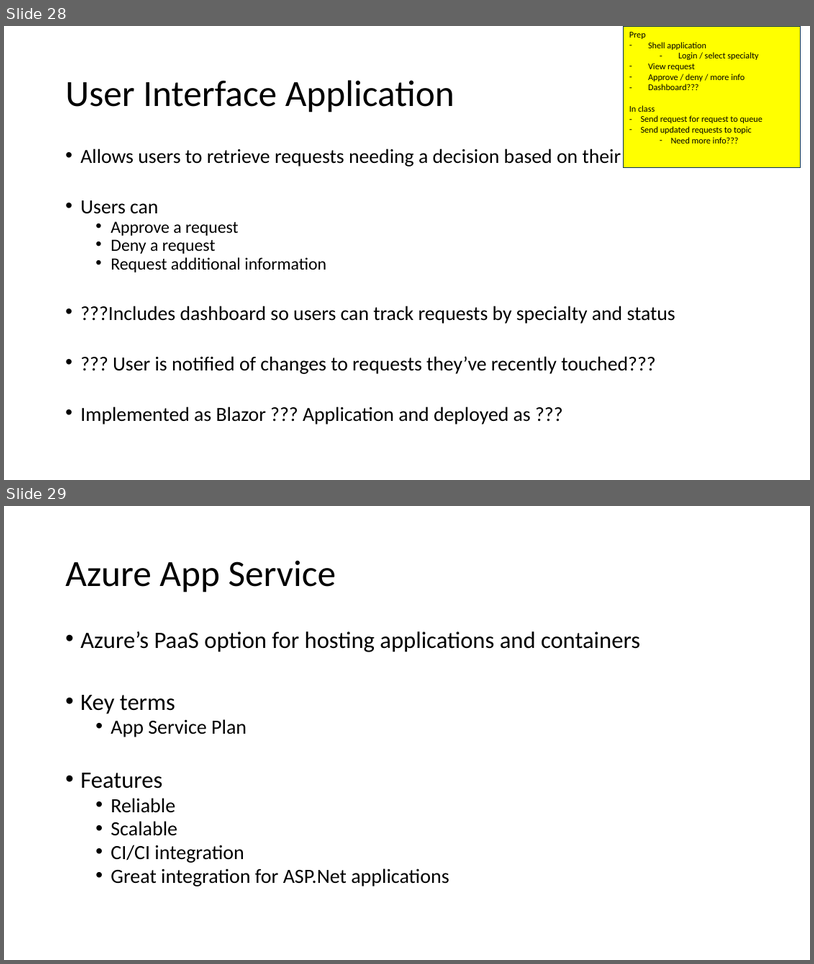
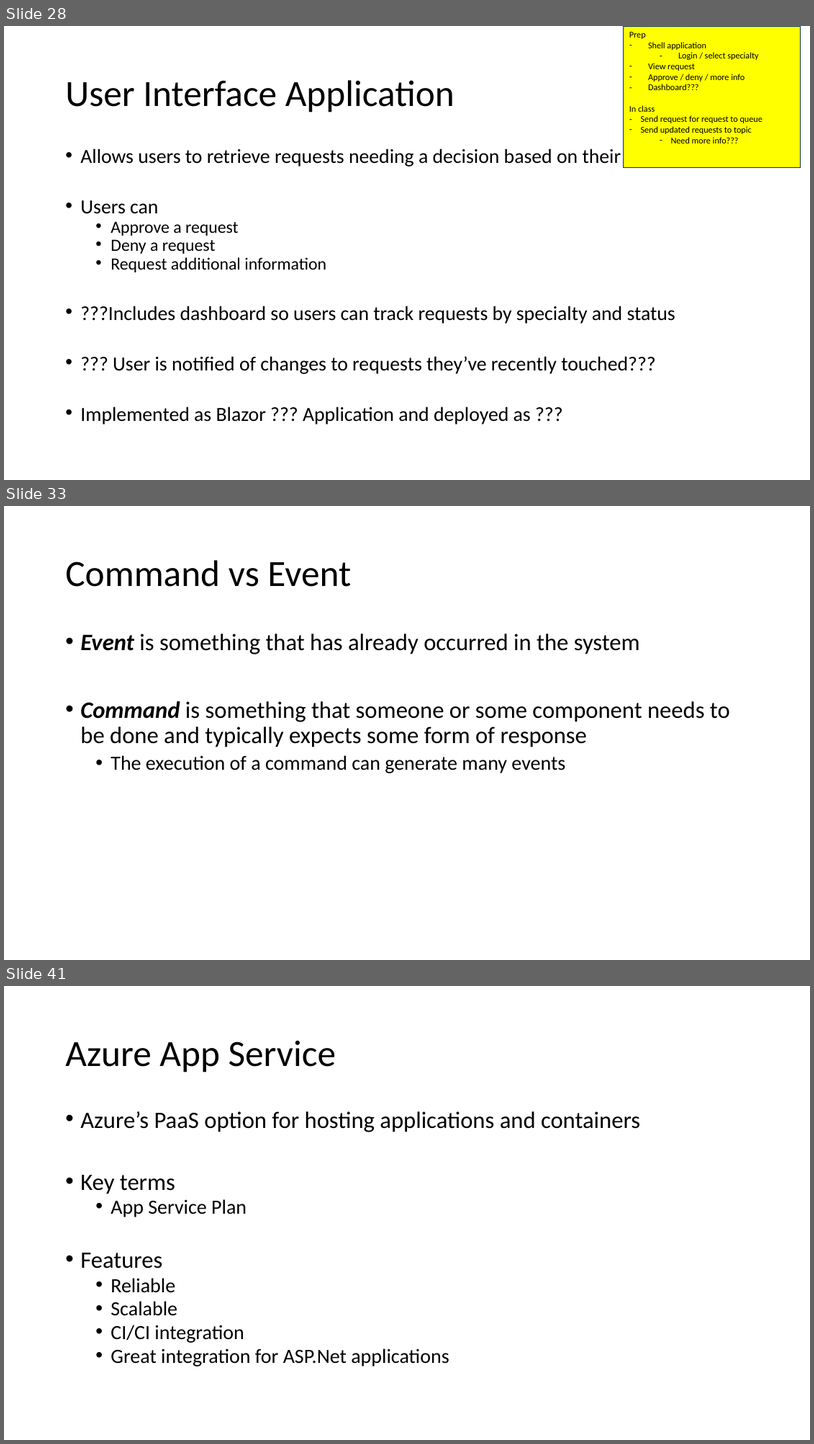
Before and after one commit to scottctr/EdaWorkshop, a slide deck: EventDrivenArchitectureWorkshop.pptx. Shown one above the other, each under a label of ours: slides 28 and 29 before the commit, slides 28, 33 and 41 after it; the slides between them are not shown. The pictures are 814x964 and 814x1444 pixels, drawn with LibreOffice and Linux fonts; fonts in the diff are those of the drawing. Boxes give left, top, right and bottom in pixels: in the first picture for what was removed or moved away, otherwise in the second. Text is boxed around its words. In the diff, an @@ line names an element or a change of style, - is before the commit and + after.

```diff
--- a/EventDrivenArchitectureWorkshop.pptx
+++ b/EventDrivenArchitectureWorkshop.pptx
@@ slide 33 added at box(4, 506, 810, 960), background #FFFFFF @@
@@ title added at box(65, 560, 351, 587), 44 pt, text #000000 @@
+Command vs Event
@@ text added at box(80, 633, 730, 773), 28 pt, text #000000 @@
+• Event is something that has already occurred in the system
+• Command is something that someone or some component needs to be done and typically expects some form of response
+  • The execution of a command can generate many events
@@ what was slide 29 is now slide 41 @@
```
Also in this commit, not shown: 7 slides changed, 11 other slides added, 1 other file.
